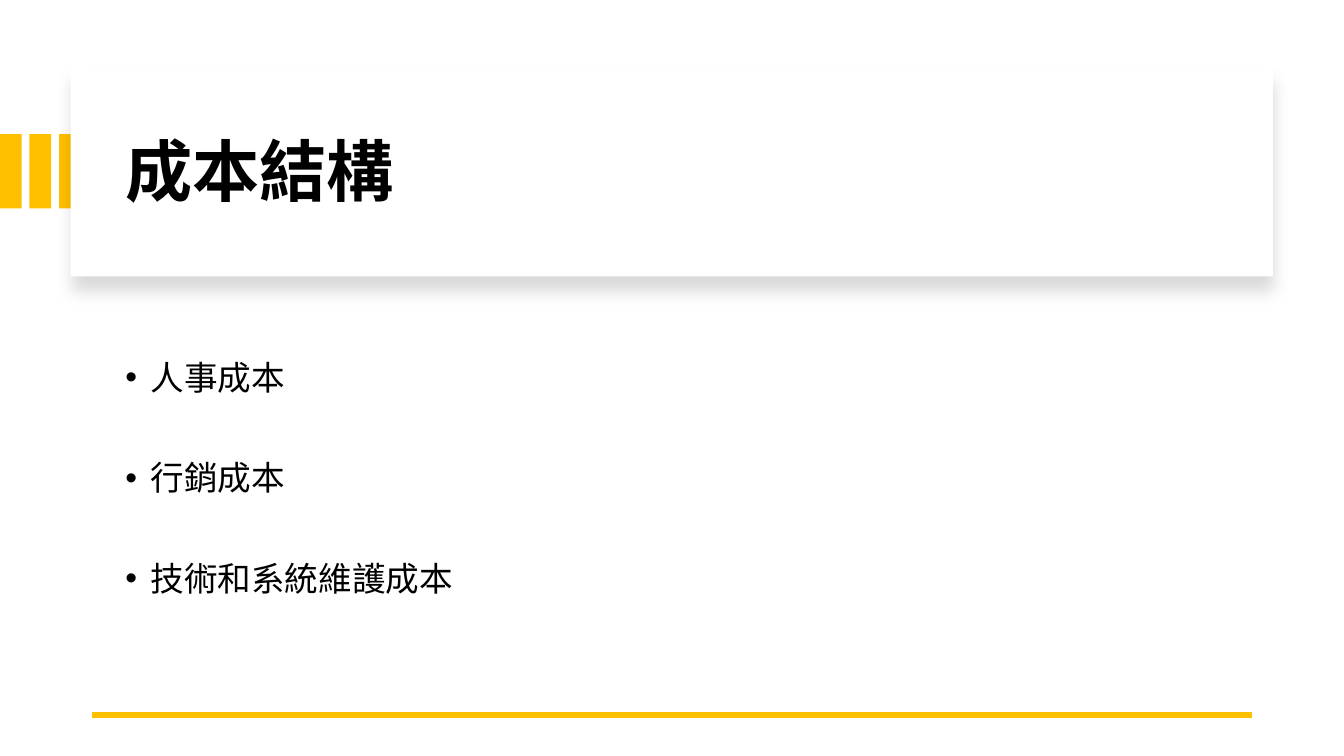
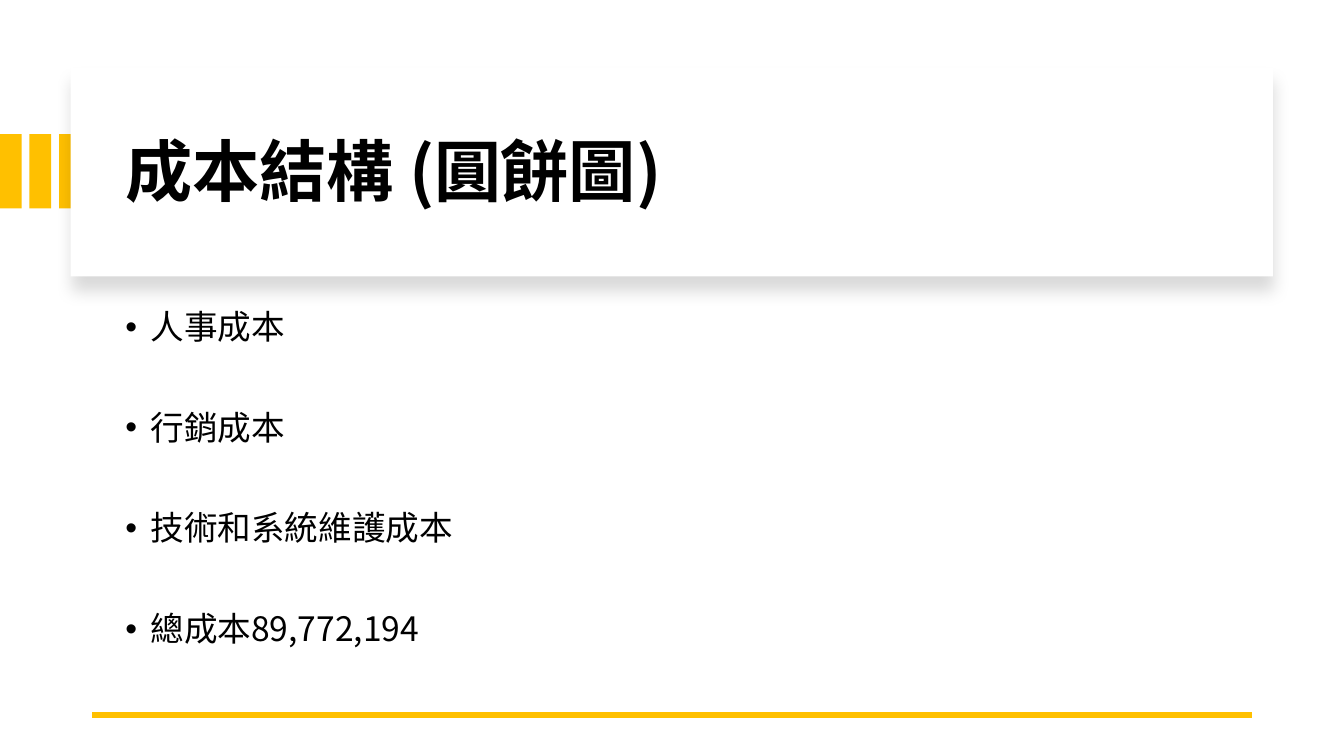
Before and after one commit to michaelchen1225/-, a slide deck: slide 15 of 整合/報告/產品報告.pptx. Drawn at 1344x756 pixels with LibreOffice and Linux fonts; fonts in the diff are those of the drawing. Boxes give left, top, right and bottom in pixels: in the first picture for what was removed or moved away, otherwise in the second. Text is boxed around its words. In the diff, an @@ line names an element or a change of style, - is before the commit and + after.

```diff
--- a/整合/報告/產品報告.pptx
+++ b/整合/報告/產品報告.pptx
@@ title at bbox=[125, 138, 661, 210]: text changed @@
-成本結構
+成本結構 (圓餅圖)
@@ text at bbox=[150, 612, 419, 647]: paragraph added @@
+• 總成本89,772,194
```
Also in this commit, not shown: 5 other slides changed, 1 slide added, 1 slide removed, 1 other file.
